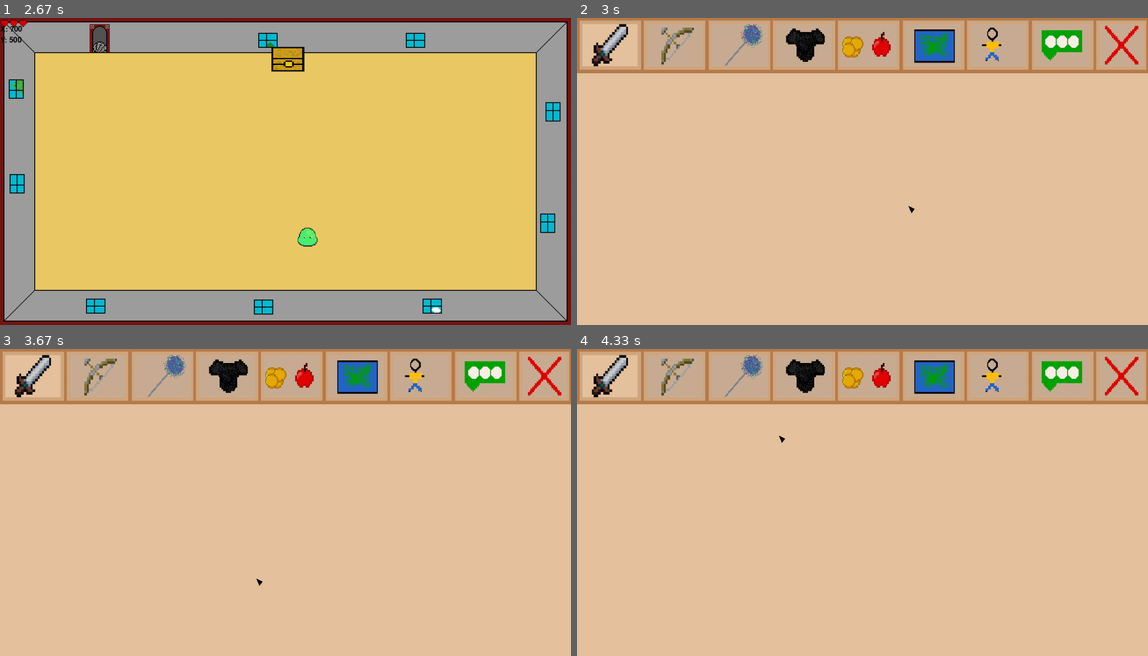
Above: before the commit, frames 1-4 (two rows, left to right).
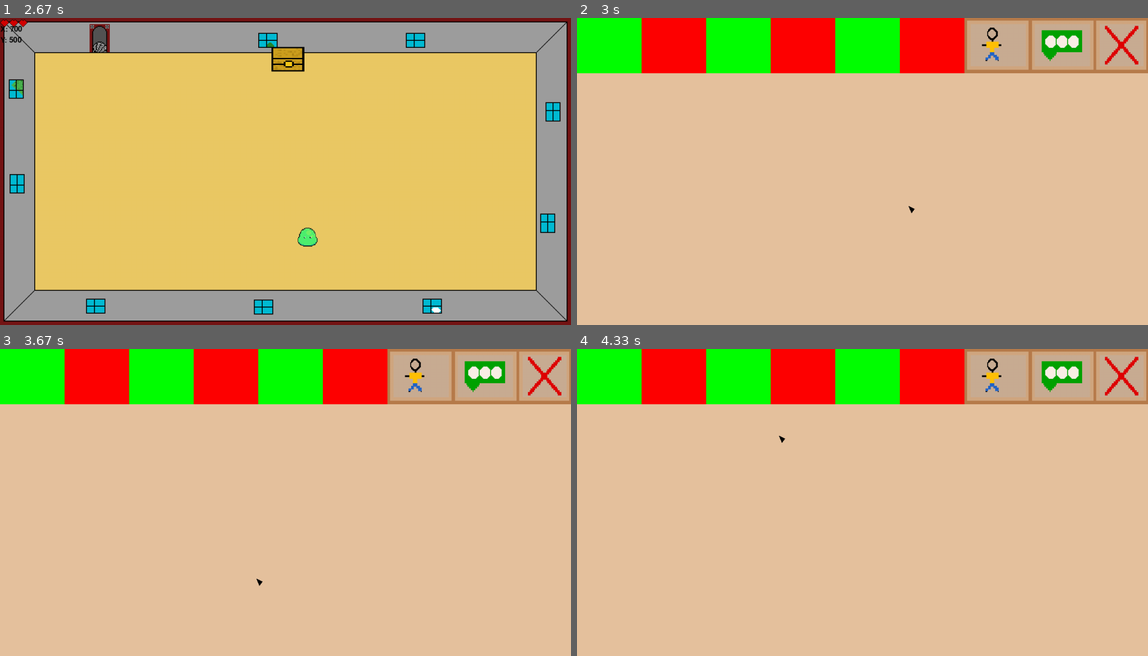
Above: after the commit, the same moments.

Repository: Judthdudeee13/Galaxy_of_the_Gods
Game: pygame game, started from boy_code.py
Same seed, same stepped clock (60 frames per second), same inputs: the game is played once before the commit and once after it.
Inputs (mouse positions are in pixels of both pictures, inside the frame that each line leads up to):
- Up to frame 1 (2.67 s): hold D 0.33-0.8 s; move the mouse to (262, 183) at 0.37 s; hold W 0.83-1.13 s; move the mouse to (468, 162) at 0.87 s; click "NEW_GAME" at 1.22 s; hold D 1.5-1.97 s; move the mouse to (342, 239) at 1.53 s; hold A 2-2.53 s; move the mouse to (108, 242) at 2.03 s; click "YES" at 2.62 s
- Up to frame 2 (3 s): tap Q at 2.9 s
- Up to frame 3 (3.67 s): click (296, 398) at 3.28 s; click (256, 582) at 3.62 s
- Up to frame 4 (4.33 s): click (845, 450) at 3.95 s; click (782, 438) at 4.28 s

Frame 1 is identical in both runs. In frame 2, 12% of the frame differs, in the area x 0-68%, y 0-18%; in frame 3, 12%; in frame 4, 12%.

Commit message:
started working on inventory

Diff:
--- a/boy_code.py
+++ b/boy_code.py
@@ -56,7 +56,7 @@
 player_frame = 0
 reload_time = time.time()
 direction = "down"
-current_weapon = 'basic_bow'
+current_weapon = inventorys.current_weapon
 #current_weapon = 'basic_sword'
 attack_image = -1
 space_clicked = False
@@ -305,7 +305,7 @@
     right = True
     if p.centerx >= 600 and p.centerx <= 700 and p.centery <= 150 and keys[pygame.K_e]:
         inventory['range'][1] = 'basic_bow'
-        #inventory['sword'][1] = 'basic_sword'
+        inventory['sword'][1] = 'basic_sword'
         q = True
         inventorys.run(inventory)
         bg = 0
--- a/information_screens.py
+++ b/information_screens.py
@@ -42,6 +42,7 @@
         self.inventory_bow = pygame.image.load("inventory/inventory_ranged.png")
         self.background = self.inventory_melee
         self.inventory_spot = []
+        self.current_weapon = 'basic_sword'
         for y in range(6):
                 y_pos = (y*122)+150
                 for x in range(13):
@@ -52,6 +53,7 @@
         self.inventory_list = inventory_list
         self.load_inventory_background()
         self.load_inventory()
+        self.change_background()
 
 
     def load_inventory(self):
@@ -69,6 +71,13 @@
                 window.blit(basic_sword, basic_sword_rect)
 
         mouse_pos()
+    def change_background(self):
+        melee_hit_box = pygame.draw.rect(window, GREEN, (0, 0, 147, 126))
+        range_hit_box = pygame.draw.rect(window, RED, (147, 0, 147, 126))
+        magic_hit_box = pygame.draw.rect(window, GREEN, (294, 0, 147, 126))
+        armor_hit_box = pygame.draw.rect(window, RED, (441, 0, 147, 126))
+        inventory_hit_box = pygame.draw.rect(window, GREEN, (588, 0, 147, 126))
+        map_hit_box = pygame.draw.rect(window, RED, (735, 0, 147, 126))
 
 
     def load_inventory_background(self):
Binary file changed: gotg.pickle
